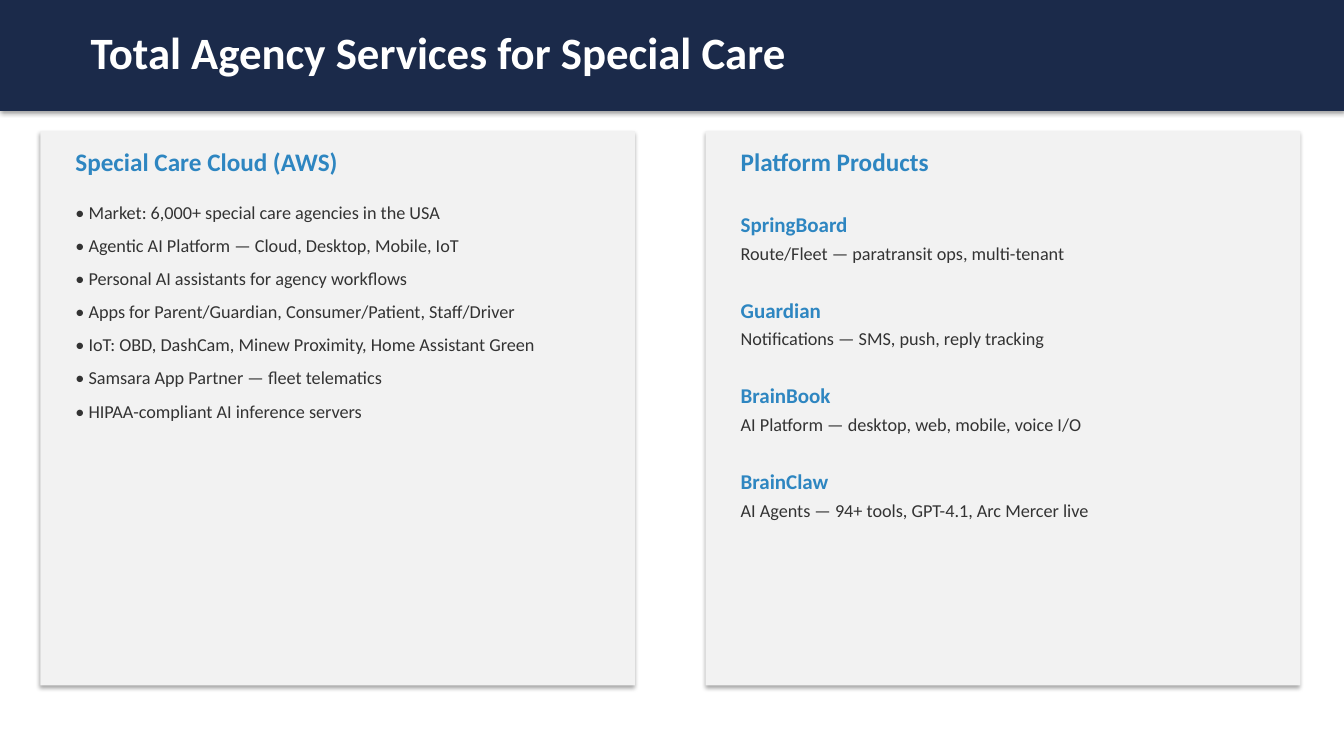
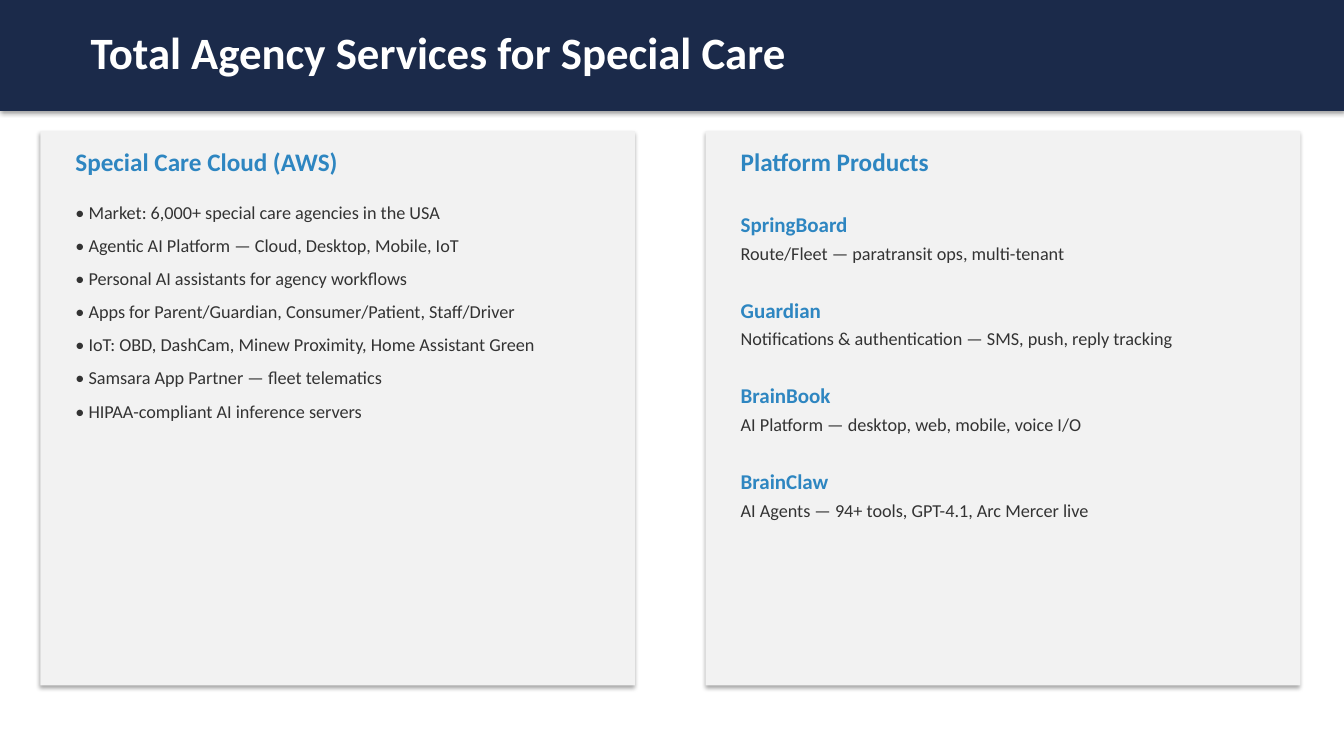
Before and after one commit to mingjyesheng-ioteye/sb_rewards, a slide deck: slide 4 of RFP/IoTeye - Arc Mercer Pitch.pptx. Drawn at 1344x756 pixels with LibreOffice and Linux fonts; fonts in the diff are those of the drawing. Boxes give left, top, right and bottom in pixels: in the first picture for what was removed or moved away, otherwise in the second. Text is boxed around its words. In the diff, an @@ line names an element or a change of style, - is before the commit and + after.

Commit message:
Slide 4: add authentication to Guardian description for consistency

```diff
--- a/RFP/IoTeye - Arc Mercer Pitch.pptx
+++ b/RFP/IoTeye - Arc Mercer Pitch.pptx
@@ text at (741, 332, 1172, 348): text changed @@
-Notifications — SMS, push, reply tracking
+Notifications & authentication — SMS, push, reply tracking
```
Also in this commit, not shown: 1 other file.
